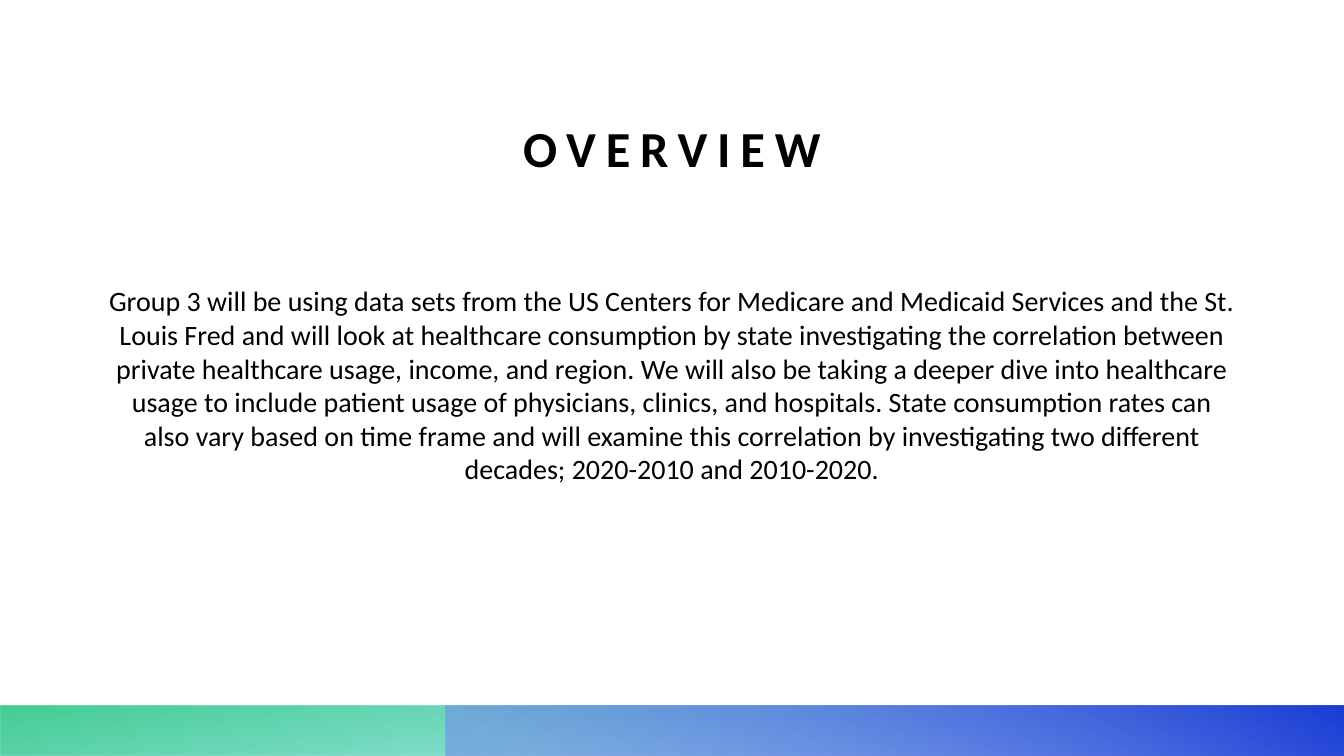
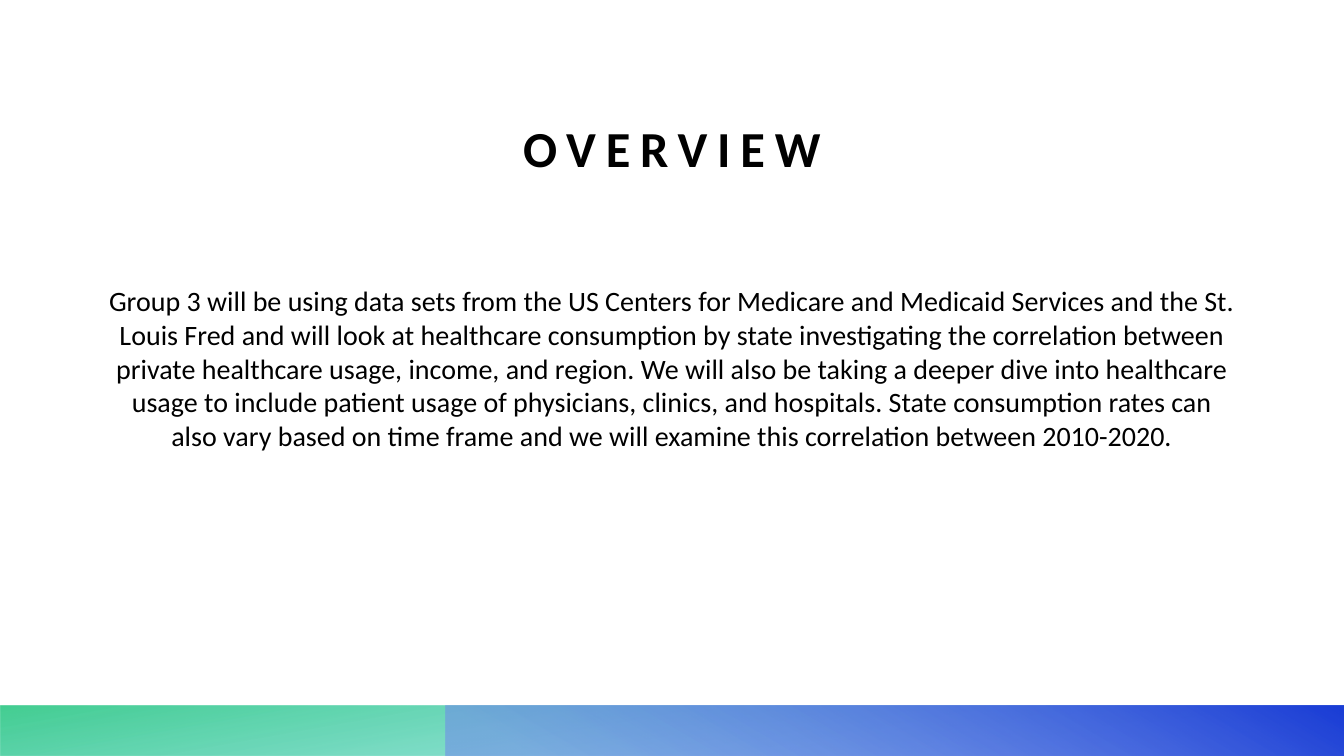
Before and after one commit to MyJineng/Healthcare-ETL, a slide deck: slide 3 of Background Information/Health_Expenditures.pptx. Drawn at 1344x756 pixels with LibreOffice and Linux fonts; fonts in the diff are those of the drawing. Boxes give left, top, right and bottom in pixels: in the first picture for what was removed or moved away, otherwise in the second. Text is boxed around its words. In the diff, an @@ line names an element or a change of style, - is before the commit and + after.

```diff
--- a/Background Information/Health_Expenditures.pptx
+++ b/Background Information/Health_Expenditures.pptx
@@ text at bbox=[109, 291, 1233, 451]: text changed @@
-Group 3 will be using data sets from the US Centers for Medicare and Medicaid Services and the St. Louis Fred and will look at healthcare consumption by state investigating the correlation between private healthcare usage, income, and region. We will also be taking a deeper dive into healthcare usage to include patient usage of physicians, clinics, and hospitals. State consumption rates can also vary based on time frame and will examine this correlation by investigating two different decades; 2020-2010 and 2010-2020.
+Group 3 will be using data sets from the US Centers for Medicare and Medicaid Services and the St. Louis Fred and will look at healthcare consumption by state investigating the correlation between private healthcare usage, income, and region. We will also be taking a deeper dive into healthcare usage to include patient usage of physicians, clinics, and hospitals. State consumption rates can also vary based on time frame and we will examine this correlation between 2010-2020.
```
Also in this commit, not shown: 2 other files.
